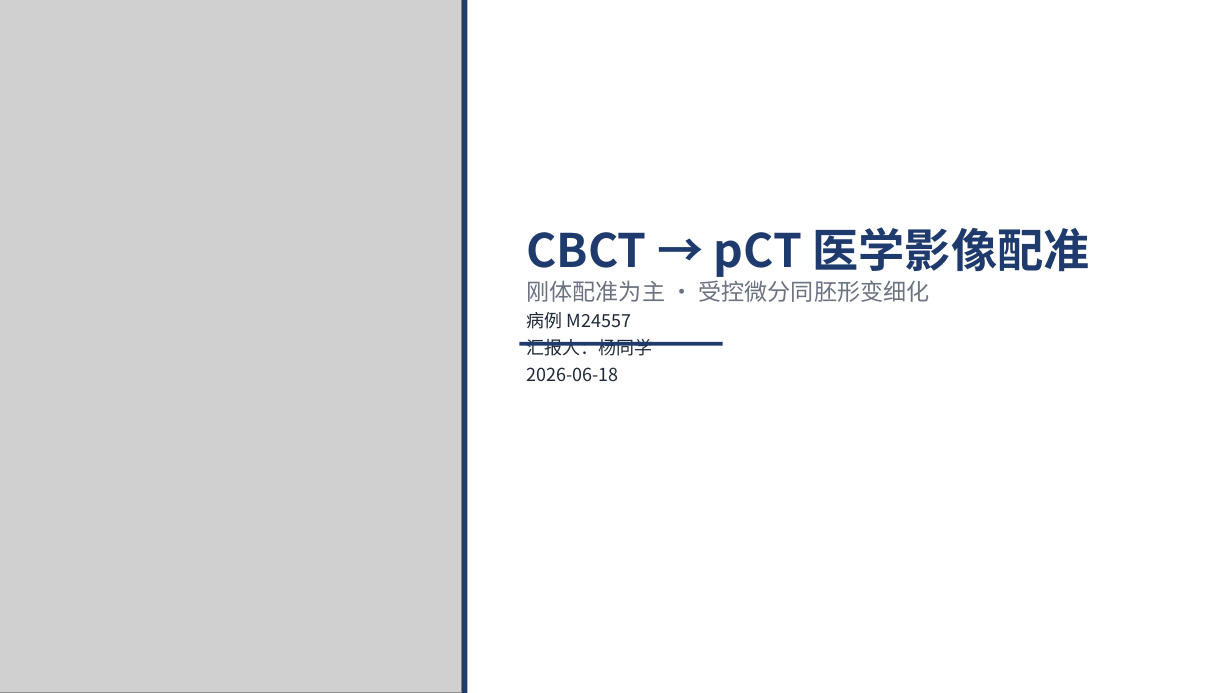
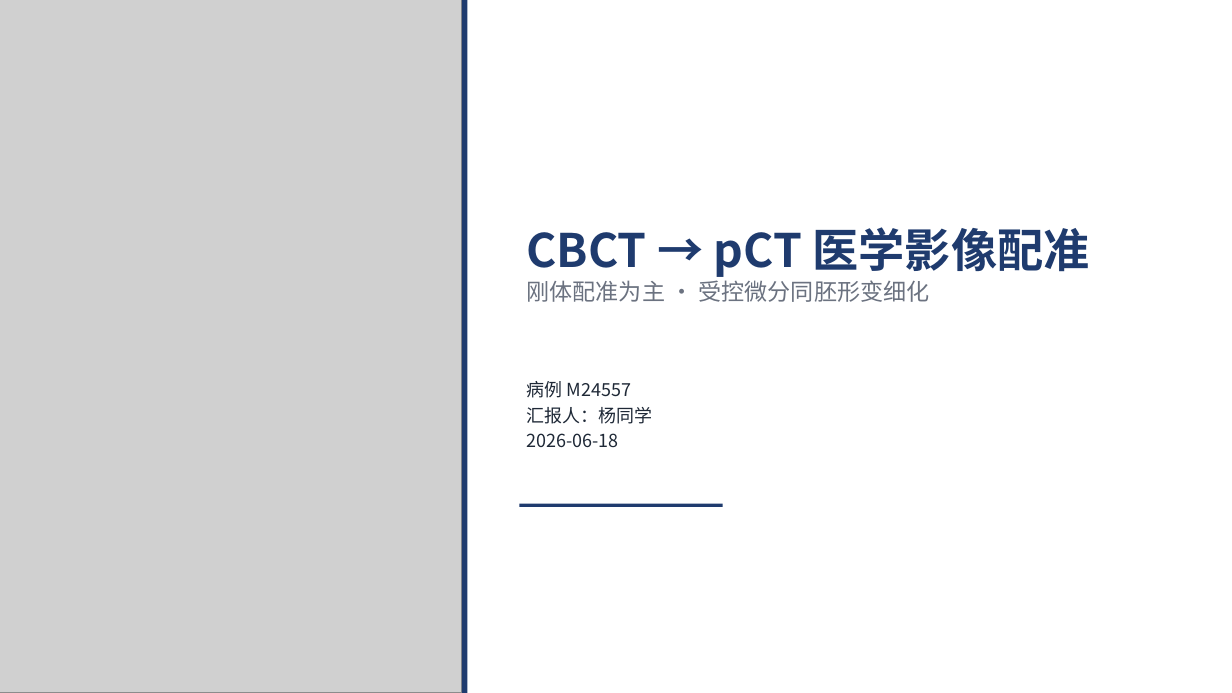
Before and after one commit to develop-yang/Task, a slide deck: slide 1 of results_sample/CBCT_pCT_配准汇报.pptx. Drawn at 1232x693 pixels with LibreOffice and Linux fonts; fonts in the diff are those of the drawing; grey boxes stand for pictures. Boxes give left, top, right and bottom in pixels: in the first picture for what was removed or moved away, otherwise in the second. Text is boxed around its words. In the diff, an @@ line names an element or a change of style, - is before the commit and + after.

```diff
--- a/results_sample/CBCT_pCT_配准汇报.pptx
+++ b/results_sample/CBCT_pCT_配准汇报.pptx
@@ text at (527,312,653,381): paragraphs removed @@
-病例 M24557
-汇报人：杨同学
-2026-06-18
@@ text added at (527,381,653,447), 14 pt, text #1F2937 @@
+病例 M24557
+汇报人：杨同学
+2026-06-18
@@ rectangle: place and size @@
-rectangle at (519,342,723,346)
+rectangle at (519,504,723,507)
```
Also in this commit, not shown: 8 other slides changed, 3 other files.
